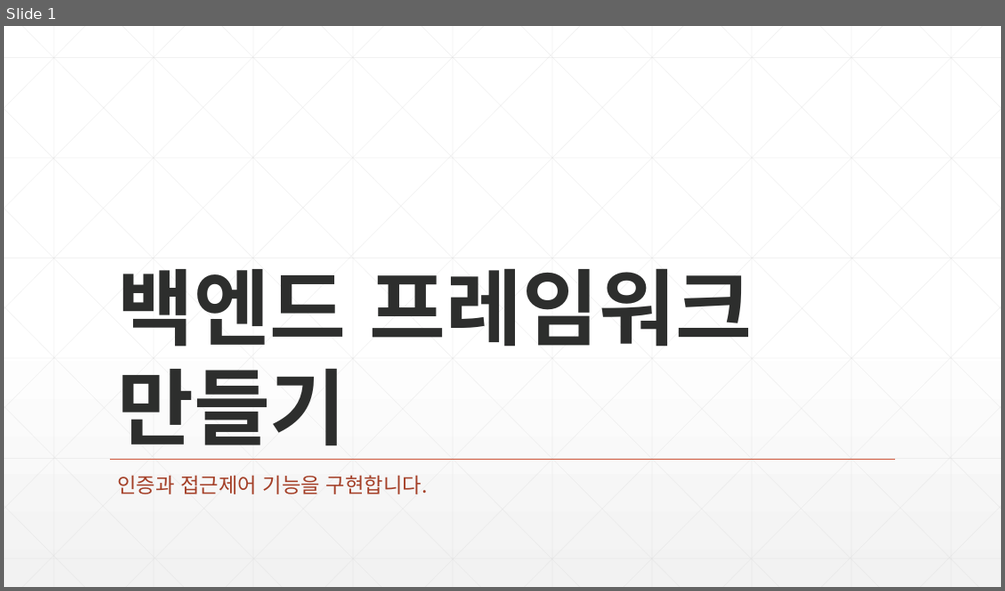
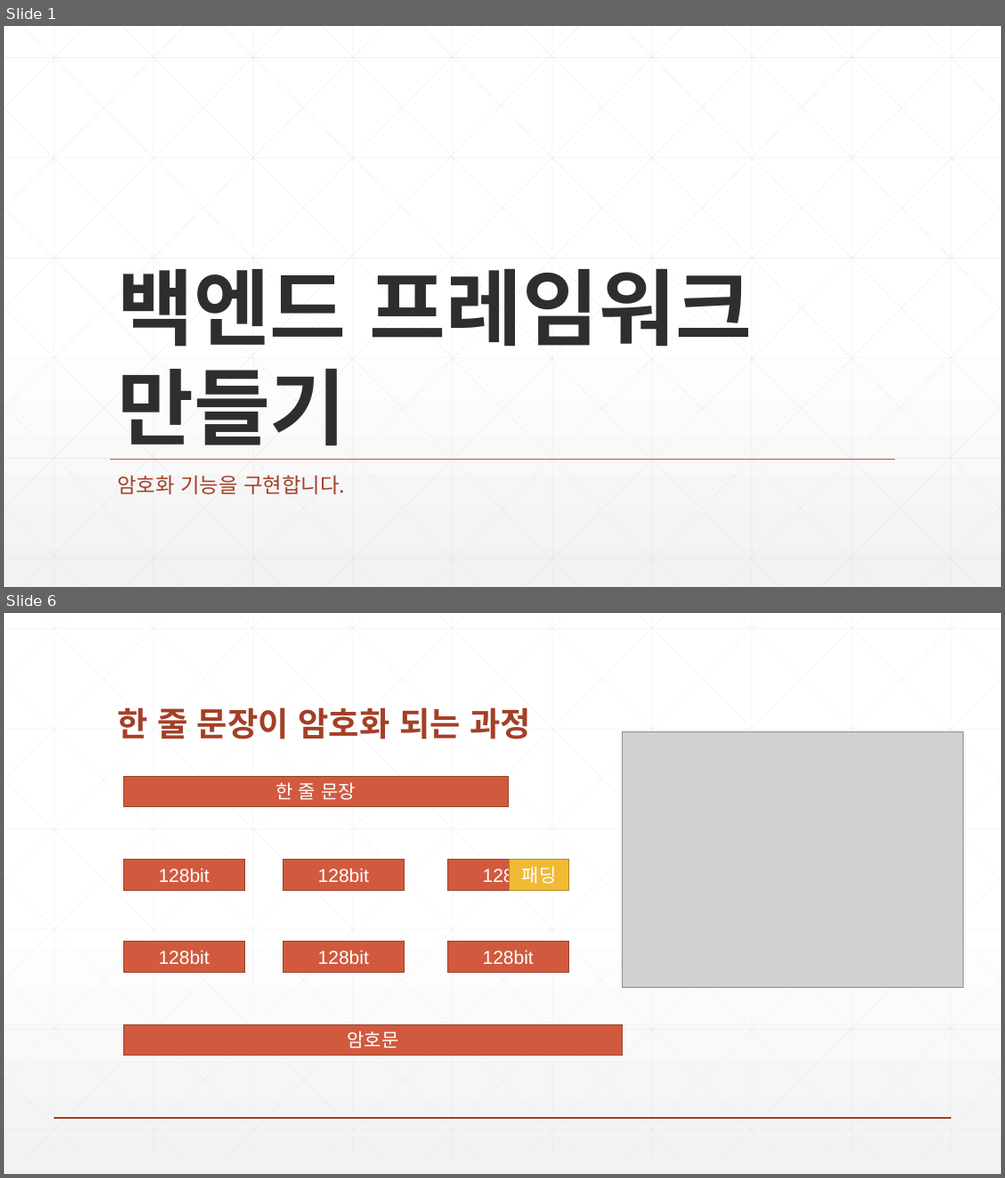
Before and after one commit to zeroshift01/code5, a slide deck: inflearn06/doc/교재.pptx. Shown one above the other, each under a label of ours: slide 1 before the commit, slides 1 and 6 after it; the slides between them are not shown. The pictures are 1005x591 and 1005x1178 pixels, drawn with LibreOffice and Linux fonts; fonts in the diff are those of the drawing; grey boxes stand for pictures. Boxes give left, top, right and bottom in pixels: in the first picture for what was removed or moved away, otherwise in the second. Text is boxed around its words. In the diff, an @@ line names an element or a change of style, - is before the commit and + after.

```diff
--- a/inflearn06/doc/교재.pptx
+++ b/inflearn06/doc/교재.pptx
@@ slide 6 added at [4,613,1001,1174], background gradient #FFFFFF to #F2F2F2 @@
@@ title added at [117,707,531,739], 32 pt, text #A43F27, bold @@
+한 줄 문장이 암호화 되는 과정
@@ picture added at [623,732,963,987] @@
@@ rectangle added at [123,776,508,807], fill #D15A3E, outline #9B432E 1 pt, 18 pt, text #FFFFFF @@
+한 줄 문장
@@ rectangle added at [123,859,245,890], fill #D15A3E, outline #9B432E 1 pt, 18 pt, text #FFFFFF @@
+128bit
@@ rectangle added at [283,859,404,890], fill #D15A3E, outline #9B432E 1 pt, 18 pt, text #FFFFFF @@
+128bit
@@ rectangle added at [447,859,568,890], fill #D15A3E, outline #9B432E 1 pt, 18 pt, text #FFFFFF @@
+128bit
@@ rectangle added at [510,859,568,890], fill #F0BA34, outline #B28A26 1 pt, 18 pt, text #FFFFFF @@
+패딩
@@ rectangle added at [123,941,245,972], fill #D15A3E, outline #9B432E 1 pt, 18 pt, text #FFFFFF @@
+128bit
@@ rectangle added at [283,941,404,972], fill #D15A3E, outline #9B432E 1 pt, 18 pt, text #FFFFFF @@
+128bit
@@ rectangle added at [447,941,568,972], fill #D15A3E, outline #9B432E 1 pt, 18 pt, text #FFFFFF @@
+128bit
@@ rectangle added at [123,1024,623,1055], fill #D15A3E, outline #9B432E 1 pt, 18 pt, text #FFFFFF @@
+암호문
@@ group added at [4,613,1001,1159]: 46 lines @@
@@ line added from (54, 1118) to (952, 1118), #A43F27 1 pt @@
@@ slide 1 changed as well @@
@@ subtitle at [117,475,345,494]: text changed @@
-인증과 접근제어 기능을 구현합니다.
+암호화 기능을 구현합니다.
```
Also in this commit, not shown: 5 other slides added, 5 slides removed.
